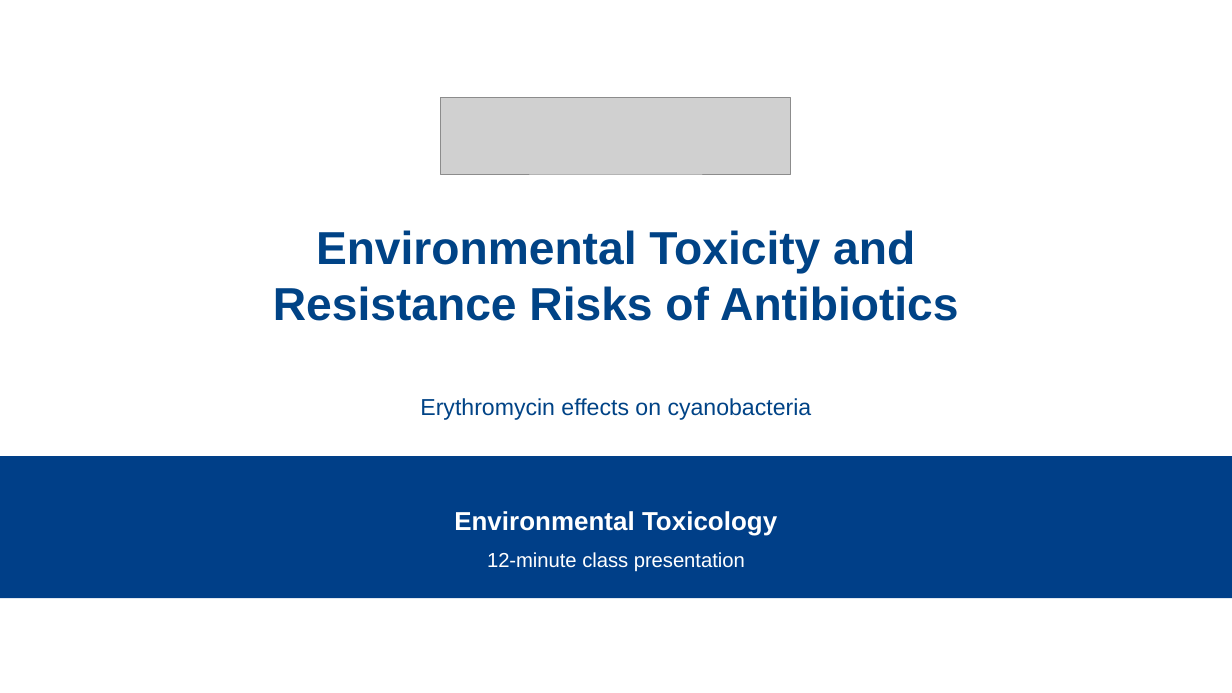
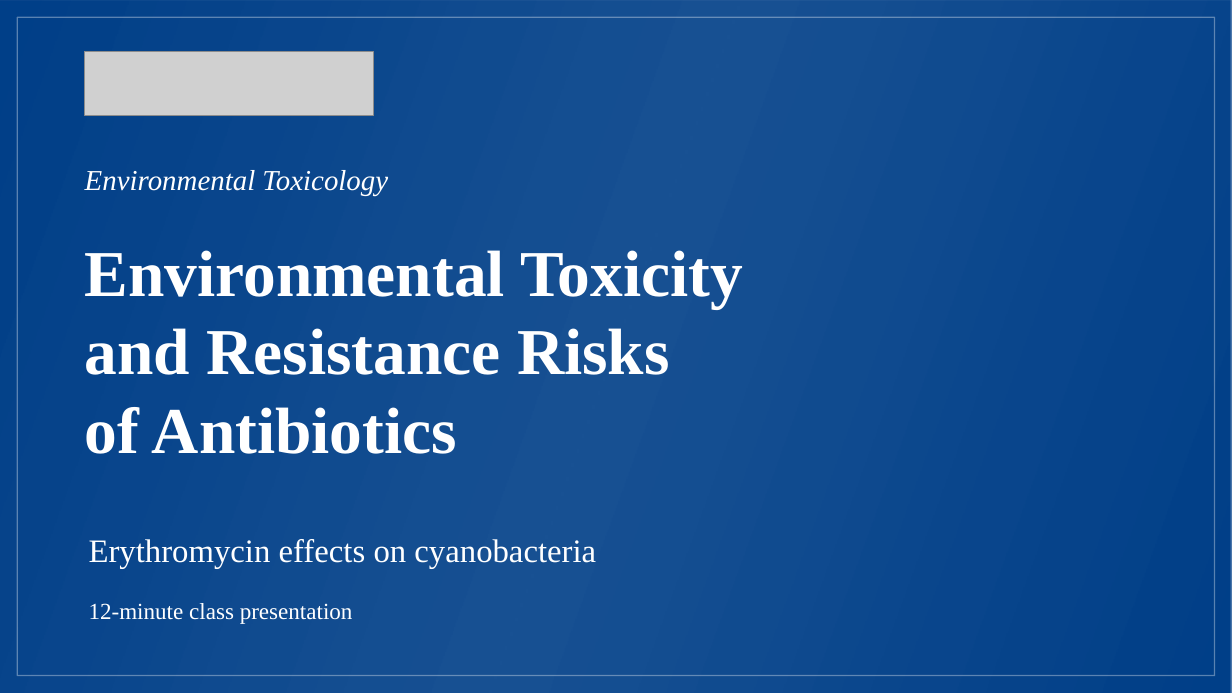
Before and after one commit to sophiawang122/yang, a slide deck: slide 1 of Antibiotics_Environmental_Toxicology_EN.pptx. Drawn at 1232x693 pixels with LibreOffice and Linux fonts; fonts in the diff are those of the drawing; grey boxes stand for pictures. Boxes give left, top, right and bottom in pixels: in the first picture for what was removed or moved away, otherwise in the second. Text is boxed around its words. In the diff, an @@ line names an element or a change of style, - is before the commit and + after.

```diff
--- a/Antibiotics_Environmental_Toxicology_EN.pptx
+++ b/Antibiotics_Environmental_Toxicology_EN.pptx
@@ rectangle added at box(0, 0, 1232, 693), fill gradient #003F88 @@
@@ rectangle added at box(18, 18, 1215, 676), outline #FFFFFF 1 pt @@
@@ picture: place and size @@
-picture at box(441, 98, 791, 174)
+picture at box(85, 52, 373, 116)
@@ text "Environmental Toxicology": place and size @@
-text "Environmental Toxicology" at box(454, 511, 777, 536)
+text "Environmental Toxicology" at box(85, 170, 388, 196)
@@ text "Environmental Toxicology" at box(85, 170, 388, 196): size 20.2 to 22.5 pt, font Arial to Times New Roman, bold off, italic on; alignment centre to left @@
@@ text at box(85, 250, 743, 454): text changed; size 36 to 51 pt; font Arial to Times New Roman; text colour #004386 to #FFFFFF @@
-Environmental Toxicity and
-Resistance Risks of Antibiotics
+Environmental Toxicity
+and Resistance Risks
+of Antibiotics
@@ arrow removed from (138, 346) to (235, 346) @@
@@ arrow removed from (1099, 346) to (1003, 346) @@
@@ rectangle removed at box(0, 457, 1232, 599) @@
@@ text "Erythromycin effects on cyanobacteria": place and size @@
-text "Erythromycin effects on cyanobacteria" at box(420, 398, 812, 420)
+text "Erythromycin effects on cyanobacteria" at box(89, 539, 596, 568)
@@ text "Erythromycin effects on cyanobacteria" at box(89, 539, 596, 568): size 18 to 25.5 pt, font Arial to Times New Roman, text colour #004386 to #FFFFFF; alignment centre to left @@
@@ text "12-minute class presentation": place and size @@
-text "12-minute class presentation" at box(487, 552, 745, 572)
+text "12-minute class presentation" at box(89, 603, 353, 624)
@@ text "12-minute class presentation" at box(89, 603, 353, 624): size 15.8 to 18 pt, font Arial to Times New Roman; alignment centre to left @@
```
Also in this commit, not shown: 12 other slides changed, 4 slides added, 4 slides removed.
